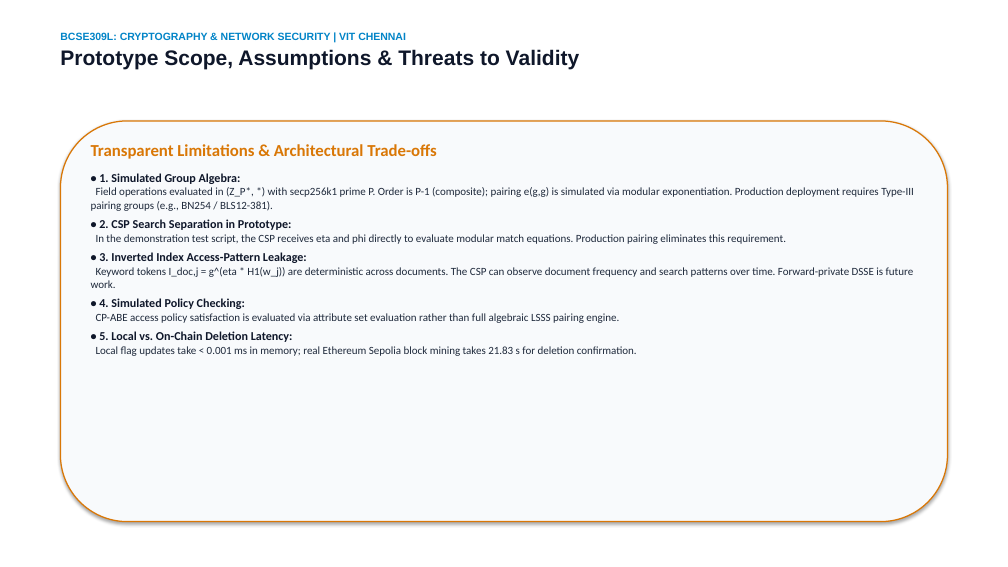
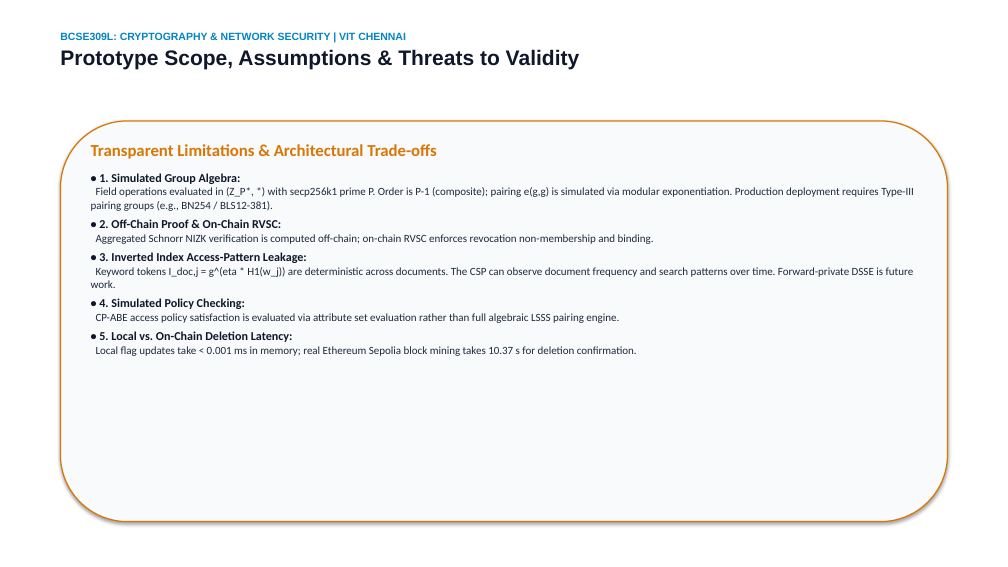
Before and after one commit to Prashant8991/BAMKS, a slide deck: slide 14 of submission_materials/1_Presentation_PPT/BAMKS_D_Final_Presentation.pptx. Drawn at 1008x567 pixels with LibreOffice and Linux fonts; fonts in the diff are those of the drawing. Boxes give left, top, right and bottom in pixels: in the first picture for what was removed or moved away, otherwise in the second. Text is boxed around its words. In the diff, an @@ line names an element or a change of style, - is before the commit and + after.

Commit message:
fix(review-3): reconcile Sepolia deployment, EVM opcode gas, clean benchmark, IEEE PDF layout, and verified citations

```diff
--- a/submission_materials/1_Presentation_PPT/BAMKS_D_Final_Presentation.pptx
+++ b/submission_materials/1_Presentation_PPT/BAMKS_D_Final_Presentation.pptx
@@ text at box(96, 219, 654, 244): text changed @@
-• 2. CSP Search Separation in Prototype:
-In the demonstration test script, the CSP receives eta and phi directly to evaluate modular match equations. Production pairing eliminates this requirement.
+• 2. Off-Chain Proof & On-Chain RVSC:
+Aggregated Schnorr NIZK verification is computed off-chain; on-chain RVSC enforces revocation non-membership and binding.
@@ text at box(96, 346, 637, 356): text changed @@
-Local flag updates take < 0.001 ms in memory; real Ethereum Sepolia block mining takes 21.83 s for deletion confirmation.
+Local flag updates take < 0.001 ms in memory; real Ethereum Sepolia block mining takes 10.37 s for deletion confirmation.
```
Also in this commit, not shown: 8 other slides changed, 29 other files.
